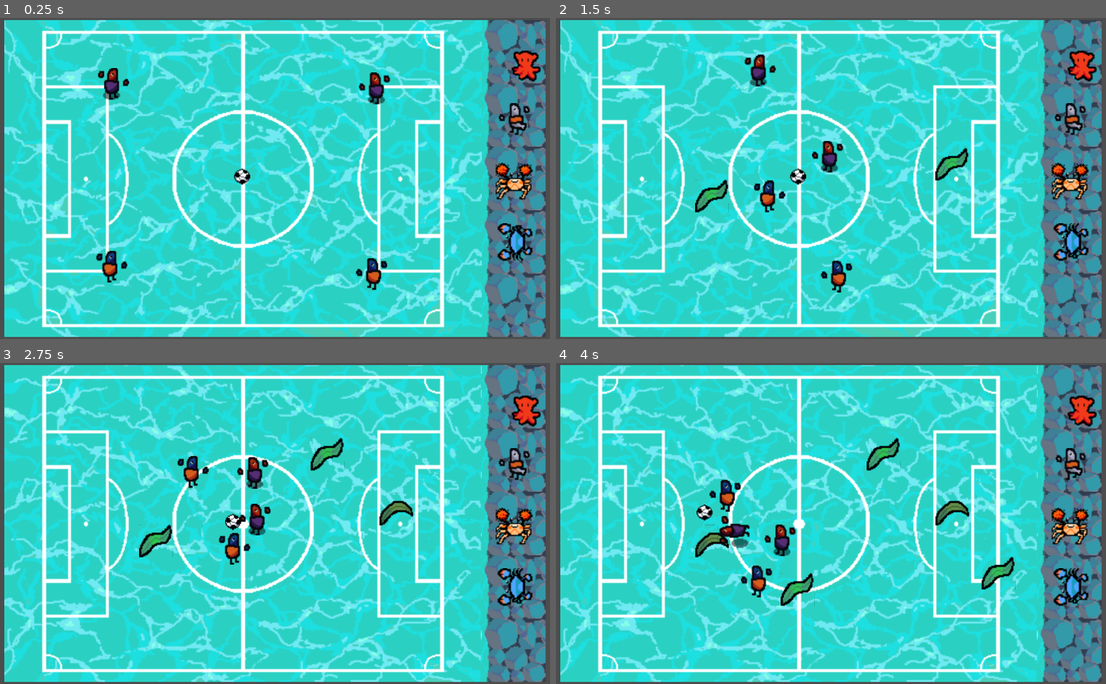
Above: before the commit, frames 1-4 (two rows, left to right).
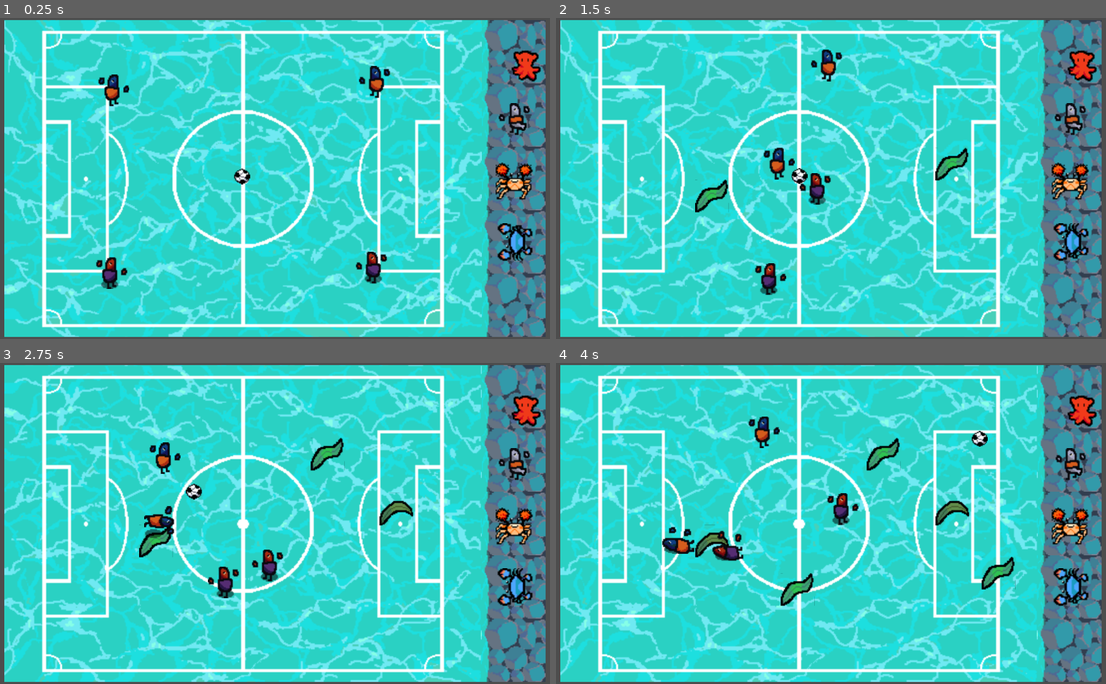
Above: after the commit, the same moments.

Repository: pavenpaven/fishsoccer
Game: Godot game, scene res://Scenes/field.tscn
The game is run twice, just before and just after one commit, with the same random seed, the same clock (stepped at 60 frames per second) and the same inputs.
Inputs (mouse positions are in pixels of both pictures, inside the frame that each line leads up to):
- Up to frame 1 (0.25 s): no input
- Up to frame 2 (1.5 s): move the mouse to (952, 162) at 0.52 s; click (952, 162) at 0.67 s; drag from (710, 194) to (952, 162) at 1.27 s
- Up to frame 3 (2.75 s): move the mouse to (330, 452) at 2.02 s; click (330, 452) at 2.17 s
- Up to frame 4 (4 s): drag from (798, 587) to (710, 539) at 2.77 s; move the mouse to (996, 571) at 3.52 s; click (996, 571) at 3.67 s

The runs differ from the first frame. In frame 1, 1.5% of the frame differs, in the area x 17-71%, y 14-85%; in frame 2, 2.4%; in frame 3, 2.5%, in the area x 26-52%, y 24-74%; in frame 4, 2.5%.
Error in both runs: Invalid call. Nonexistent function 'seagrassed' in base 'StaticBody2D'. (res://Scripts/seagrass.gd:7)

Commit message:
added basic kick

Diff:
--- a/Scripts/player.gd
+++ b/Scripts/player.gd
@@ -2,11 +2,12 @@
 
 @export var accel     = 500
 @export var bouncecol = 1.5
-@export var drag      = 1
-@export var falldowndrag = 0.4
-@export var kickpower = 1.0
+@export var drag      = 0.7
+@export var falldowndrag = 1
+@export var kickpower = 100.0
+@export var pushpower = 0.5
 @export var seagrassstun = 2.0
-@export var unprecissionshot = 30.0
+@export var unprecissionshot = 100.0
 @export var isorange         = true
 @export var aitan            = 1
 @export var behindball       = 20
@@ -19,6 +20,12 @@
 var timer = null
 var collision = true
 
+
+func sigmoid(x):
+	var a = ((exp(x)/(exp(x) + 1)) - 0.5)*2
+	print(x, "  :  ",a)
+	return a
+
 func seagrassed():
 	if isorange:
 		animation.animation = "ofall"
@@ -30,14 +37,15 @@
 
 func _ready():
 	animation = get_node("animation")
+	isorange = not isorange
 	if not isorange:
 		animation.animation = "pdefault"
-	timer     = $Timer
+	timer = $Timer
 
 func rot(v):
 	return Vector2(-v.y, v.x)
 
-func ai():
+func ai_move_dir():
 	var center = position #+ Vector2(16, 16)
 	var target
 	if isorange:
@@ -60,15 +68,27 @@
 			animation.animation="odefault"
 		return Globals.ball_pos - center
 	elif prop > aitan:  # this cas is when player is infront of ball
+		if aidebug:
+			animation.animation="pdefault"
 		return (Globals.ball_pos + rot(dir) * sign(xalg) * sideball - center)
 	else: # this case is when player is beside the ball
 		if aidebug:
 			animation.animation="placeholder"
 		return (Globals.ball_pos - behindball*dir.normalized() - center)
 
+func ai_kick():
+	var target
+	if isorange:
+		target = Globals.ogoal
+	else:
+		target = Globals.pgoal
+	var b = Globals.ball_pos
+	return (target - position).normalized()*kickpower*(sigmoid(abs(velocity.normalized().dot(velocity - b))/100)*3 + 1)
+	#return velocity.normalized()*(velocity.normalized().dot(velocity - b)) * kickpower
+
 func _physics_process(delta):
 	if not is_down:
-		velocity += ai().normalized() * accel * delta * Globals.physics_speed
+		velocity += ai_move_dir().normalized() * accel * delta * Globals.physics_speed
 	else:
 		velocity = (1 - delta*falldowndrag*Globals.physics_speed)*velocity
 	velocity = (1 - delta*drag)*velocity
@@ -82,7 +102,10 @@
 	if collision_info:
 		if collision_info.get_collider().is_class("CharacterBody2D") and collision:
 			var b = collision_info.get_collider().velocity
-			collision_info.get_collider().velocity += velocity.normalized()*(velocity.normalized().dot(velocity - b)) * kickpower + Vector2(randfn(-unprecissionshot, unprecissionshot), randfn(-unprecissionshot, unprecissionshot))
+			if collision_info.get_collider().is_ball:
+				collision_info.get_collider().velocity += ai_kick()
+			elif collision_info.get_collider().is_player:
+				collision_info.get_collider().velocity += velocity.normalized()*(velocity.normalized().dot(velocity - b)) * pushpower
 		velocity = velocity.bounce(collision_info.get_normal()) / bouncecol
 
 
